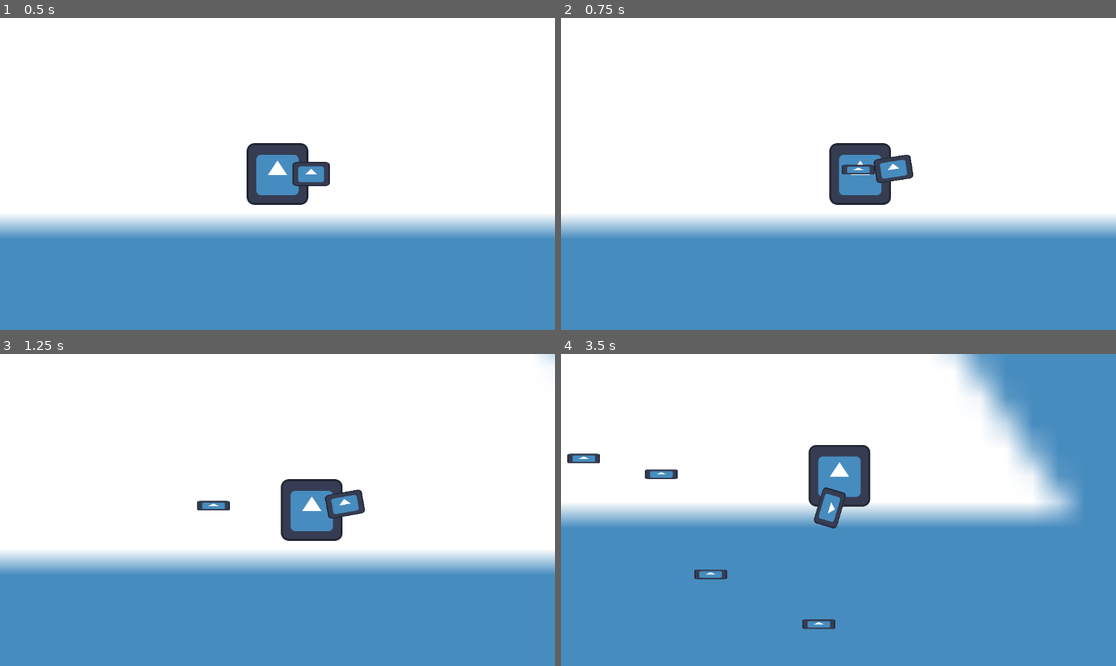
Above: before the commit, frames 1-4 (two rows, left to right).
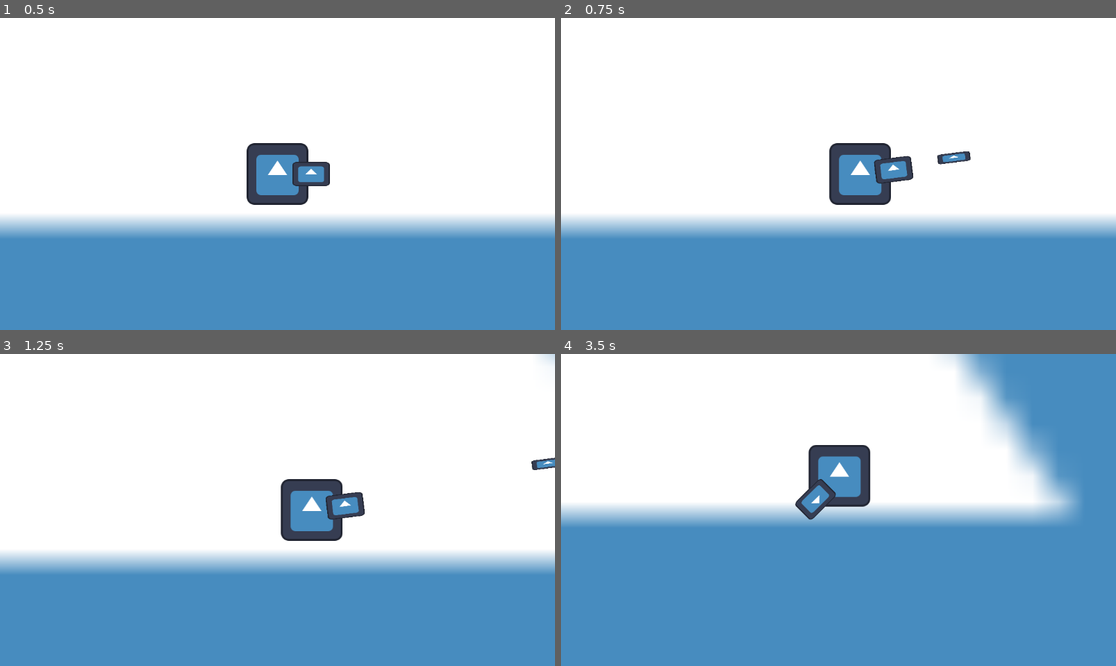
Above: after the commit, the same moments.

Repository: Shuflduf/MultiMurder
Game: Godot game, scene res://scenes/main.tscn
Two runs of this game, one before a commit and one after it. Both use one fixed random seed, a clock stepped at 60 frames per second and the inputs below. The engine's default icon, where the game draws it, is replaced by a stand-in: a white triangle on a blue panel in a dark square.
Inputs (mouse positions are in pixels of both pictures, inside the frame that each line leads up to):
- Up to frame 1 (0.5 s): no input
- Up to frame 2 (0.75 s): tap Enter at 0.5 s; move the mouse to (960, 158) at 0.52 s; press the mouse at (960, 158) at 0.53 s; hold D (right) from 0.53 s (still down)
- Up to frame 3 (1.25 s): keep holding D (right)
- Up to frame 4 (3.5 s): move the mouse to (727, 525) at 1.27 s; release D (right) at 1.28 s; release the mouse at (727, 525) at 1.28 s; hold S (down) 1.28-2.03 s; click (727, 525) at 1.35 s; move the mouse to (894, 441) at 2.02 s; press the mouse at (894, 441) at 2.03 s; hold D (right) 2.03-2.78 s; move the mouse to (810, 572) at 2.77 s; release the mouse at (810, 572) at 2.78 s; hold W (up) from 2.78 s (still down); click (810, 572) at 2.85 s

Frame 1 is identical in both runs. In frame 2, 0.5% of the frame differs, in the area x 50-74%, y 42-54%; in frame 3, 0.5%; in frame 4, 1.4%, in the area x 1-52%, y 31-89%.

Commit message:
bullets come out of gun

Diff:
--- a/project.godot
+++ b/project.godot
@@ -46,3 +46,9 @@
 "events": [Object(InputEventMouseButton,"resource_local_to_scene":false,"resource_name":"","device":-1,"window_id":0,"a …(253 unchanged characters)…
 ]
 }
+
+[layer_names]
+
+2d_physics/layer_1="World"
+2d_physics/layer_2="Player"
+2d_physics/layer_3="Bullet"
--- a/scenes/bullet.tscn
+++ b/scenes/bullet.tscn
@@ -1,9 +1,29 @@
-[gd_scene load_steps=2 format=3 uid="uid://cp13ouia7wa1w"]
+[gd_scene load_steps=5 format=3 uid="uid://cp13ouia7wa1w"]
 
 [ext_resource type="Texture2D" uid="uid://cepqbljkg6yn7" path="res://icon.svg" id="1_f61gq"]
+[ext_resource type="Script" path="res://scripts/bullet.gd" id="1_yjr6e"]
+[ext_resource type="Script" path="res://scripts/move_c.gd" id="2_xu2tu"]
 
-[node name="Node2D" type="Node2D"]
+[sub_resource type="RectangleShape2D" id="RectangleShape2D_78w8m"]
+size = Vector2(68, 20)
+
+[node name="Bullet" type="CharacterBody2D"]
+top_level = true
+z_index = 1585
+collision_layer = 4
+collision_mask = 0
+script = ExtResource("1_yjr6e")
 
 [node name="Sprite2D" type="Sprite2D" parent="."]
 scale = Vector2(0.53125, 0.157715)
 texture = ExtResource("1_f61gq")
+
+[node name="CollisionShape2D" type="CollisionShape2D" parent="."]
+shape = SubResource("RectangleShape2D_78w8m")
+
+[node name="MoveComponent" type="Node" parent="." node_paths=PackedStringArray("actor")]
+script = ExtResource("2_xu2tu")
+direction = Vector2(1, 0)
+actor = NodePath("..")
+speed = 1000
+top_down = true
--- a/scenes/player.tscn
+++ b/scenes/player.tscn
@@ -1,9 +1,8 @@
-[gd_scene load_steps=9 format=3 uid="uid://b3kndvg1opr6m"]
+[gd_scene load_steps=8 format=3 uid="uid://b3kndvg1opr6m"]
 
 [ext_resource type="Texture2D" uid="uid://cepqbljkg6yn7" path="res://icon.svg" id="1_6em2n"]
 [ext_resource type="Script" path="res://scripts/move_c.gd" id="2_2ophi"]
 [ext_resource type="Script" path="res://scripts/move_input_c.gd" id="3_uk2jq"]
-[ext_resource type="Script" path="res://scripts/shoot_c.gd" id="4_rai5e"]
 [ext_resource type="Script" path="res://scripts/spawner_c.gd" id="5_wc8y1"]
 [ext_resource type="PackedScene" uid="uid://cp13ouia7wa1w" path="res://scenes/bullet.tscn" id="5_yklxn"]
 [ext_resource type="Script" path="res://scripts/Gun.gd" id="6_8gjan"]
@@ -12,6 +11,7 @@
 size = Vector2(128, 128)
 
 [node name="Player" type="CharacterBody2D"]
+collision_layer = 2
 
 [node name="Sprite2D" type="Sprite2D" parent="."]
 texture = ExtResource("1_6em2n")
@@ -44,9 +44,4 @@
 [node name="SpawnerComponent" type="Node2D" parent="Gun"]
 position = Vector2(69.83, 0)
 script = ExtResource("5_wc8y1")
-
-[node name="ShootComponent" type="Node" parent="Gun" node_paths=PackedStringArray("spawn_component", "actor")]
-script = ExtResource("4_rai5e")
-spawn_component = NodePath("../SpawnerComponent")
-actor = NodePath("../..")
-bullet = ExtResource("5_yklxn")
+scene = ExtResource("5_yklxn")
--- a/scripts/Gun.gd
+++ b/scripts/Gun.gd
@@ -1,11 +1,10 @@
 extends Node2D
 
+@onready var spawner_c: SpawnerComponent = $SpawnerComponent
 
-# Called when the node enters the scene tree for the first time.
-func _ready() -> void:
-	pass # Replace with function body.
+func _unhandled_input(event: InputEvent) -> void:
+	if event is InputEventMouseMotion:
+		look_at(get_global_mouse_position())
 
-
-# Called every frame. 'delta' is the elapsed time since the previous frame.
-func _process(delta: float) -> void:
-	look_at(get_global_mouse_position())
+	if event.is_action_pressed("mouse_left"):
+		spawner_c.spawn()
--- /dev/null
+++ b/scripts/bullet.gd
@@ -0,0 +1,10 @@
+extends CharacterBody2D
+
+@onready var move_component: MoveComponent = $MoveComponent
+
+func _ready() -> void:
+	move_component.direction = Vector2(
+		cos(rotation),
+		sin(rotation)
+	)
+	print(move_component.direction)
--- a/scripts/spawner_c.gd
+++ b/scripts/spawner_c.gd
@@ -1,15 +1,14 @@
 class_name SpawnerComponent
 extends Node2D
 
-var scene: PackedScene
+@export var scene: PackedScene
 
-func spawn(global_spawn_position: Vector2 = global_position, parent: Node = get_tree().current_scene):
-	assert(scene is PackedScene, "Error: The scene export was never set on this spawner component.")
+func spawn(global_spawn_position: Vector2 = global_position):
+	var instance = scene.instantiate()
+	instance.global_position = global_spawn_position
+	instance.rotation = global_rotation
+	add_child(instance)
 
-	var instance = scene.instantiate()
 
-	parent.add_child(instance)
-
-	instance.global_position = global_spawn_position
 
 	#return instance
